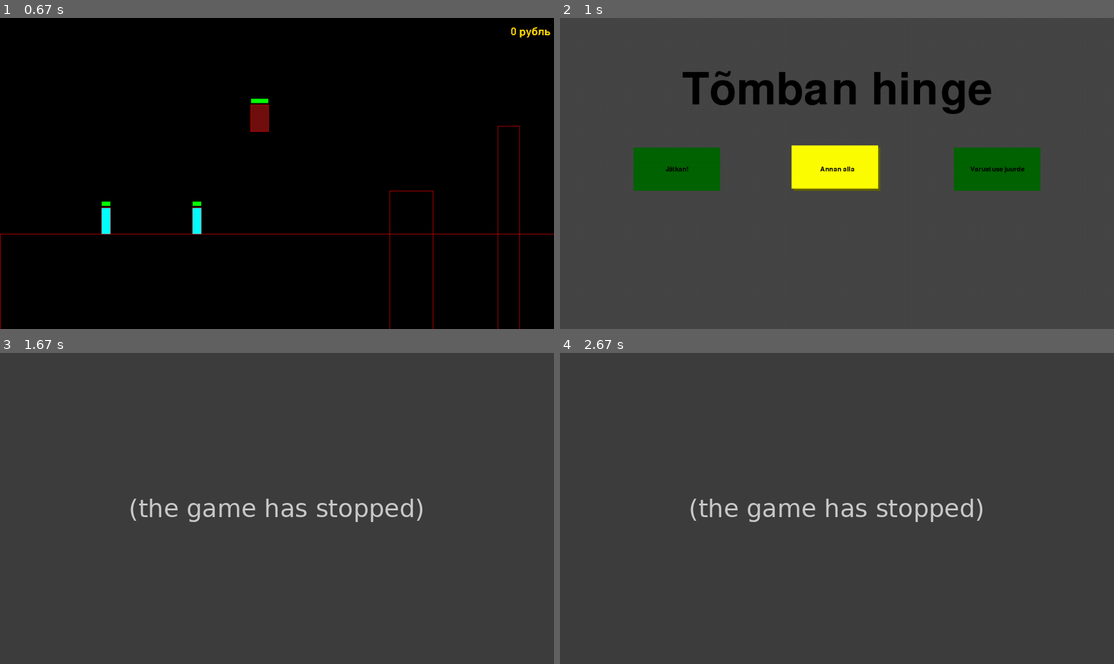
Above: before the commit, frames 1-4 (two rows, left to right).
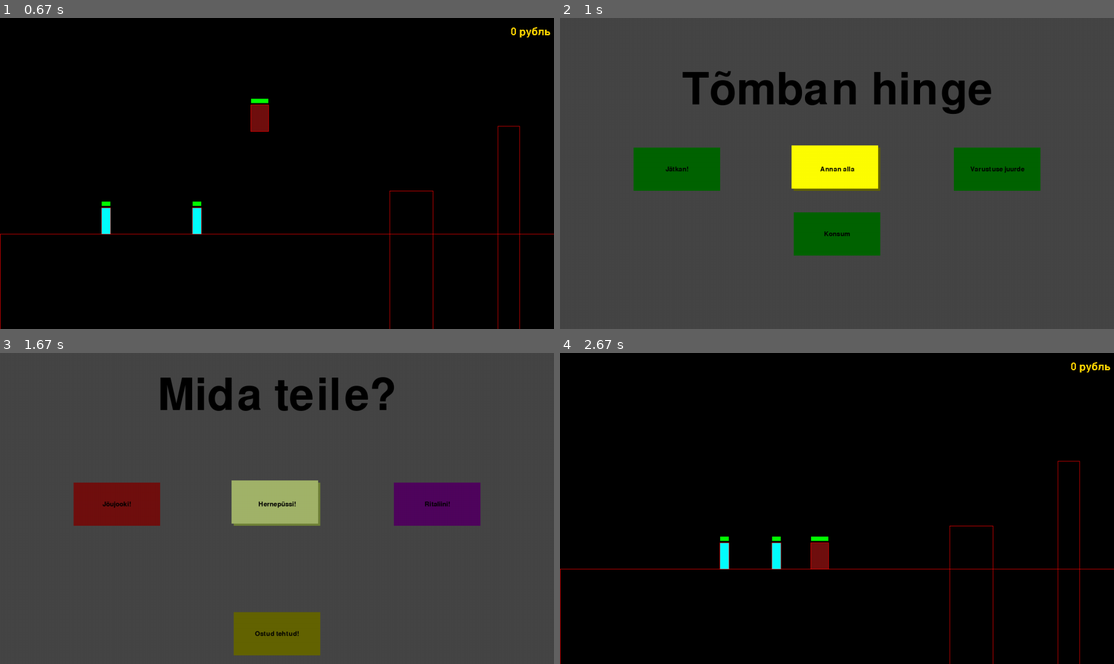
Above: after the commit, the same moments.

Repository: KarupoegPuhh/2020-projekt
Game: pygame game, started from MAIN.py
The game is run twice, just before and just after one commit, with the same random seed, the same clock (stepped at 60 frames per second) and the same inputs.
Inputs (mouse positions are in pixels of both pictures, inside the frame that each line leads up to):
- Up to frame 1 (0.67 s): click (277, 173) at 0.38 s
- Up to frame 2 (1 s): tap P at 0.67 s
- Up to frame 3 (1.67 s): press the mouse at (277, 567) at 1.03 s; move the mouse to (265, 580) at 1.13 s; release the mouse at (249, 589) at 1.27 s; click (277, 505) at 1.38 s, where only the run after the commit has a clickable "Hernepüssi!"
- Up to frame 4 (2.67 s): press the mouse at (837, 505) at 1.7 s; move the mouse to (742, 489) at 1.8 s; release the mouse at (648, 477) at 1.93 s; click "Ostud tehtud!" at 2.05 s; click "Jätkan!" at 2.38 s

Frame 1 is identical in both runs. In frame 2, 2.2% of the frame differs, in the area x 42-58%, y 62-77%; in frame 3, 11%; in frame 4, 100%, in the area x 0-100%, y 0-100%.
Before the commit the program exited at 1.38 s; later frames show no game.

Commit message:
Pood ja pood töötab

Diff:
--- a/MAIN.py
+++ b/MAIN.py
@@ -35,8 +35,9 @@
     if x + laius > mouse[0] > x and y + kõrgus > mouse[1] > y:
         pg.draw.rect(aken, värv_tuhm, (x, y, laius, kõrgus))
         pg.draw.rect(aken, värv_hele, (x-5, y-5, laius, kõrgus))
+        if click[0] == 1:
+            nupp_klikk.play()
         if click[0] == 1 and action != None:
-            nupp_klikk.play()
             action()
     else:
         pg.draw.rect(aken, värv_tuhm, (x, y, laius, kõrgus))
@@ -133,7 +134,56 @@
     global kangelane_värv
     kangelane_värv = (80,5,94)
 
+def pood():
+    global Tom
+    global hernepüss
+    global poes
+    poes = True
+    while poes:
+        for event in pg.event.get():
+            if event.type == pg.QUIT:
+                pg.quit()
+                quit()
+
+        aken.fill((70,70,70))
+        TextSurf, TextRect = text_objects("Mida teile?", largeText)
+        TextRect.center = ((laius // 2), (100))
+        aken.blit(TextSurf, TextRect)
+        #Registreerime kus on kursor
+        mouse = pg.mouse.get_pos()
+        click = pg.mouse.get_pressed()
+
+        #Jõujoogi ostmine
+        if click[0] == 1 and 370 > mouse[0] > 170 and 400 > mouse[1] > 300 and Tom.raha >= 1:
+            if Tom.health < Tom.max_health:
+                Tom.raha -= 1
+                Tom.health += 1
+        #Hernepüssi ostmine
+        if click[0] == 1 and 740 > mouse[0] > 540 and 400 > mouse[1] > 300 and Tom.raha >= 5 and not hernepüss.unlocked:
+            hernepüss.unlocked = True
+            Tom.raha -= 5
+        #DEJA VU I HAVE BEEN IN THIS PLACE BEFORE
+        if click[0] == 1 and 1110 > mouse[0] > 910 and 400 > mouse[1] > 300 and Tom.raha >= 1 and Tom.vel <= 20:
+            Tom.vel *= 1.5
+            Tom.raha -= 1
+
+        nupp("Ostud tehtud!", laius/2-100 , 600, 200, 100, (100,100,0), (255,255,0), pood_done)
+        #Relva valik
+        nupp("Jõujooki!", 170, 300, 200, 100, (113,16,15), (163,66,65))
+        nupp("Hernepüssi!", 540, 300, 200, 100, (112,130,56), (162,180,106))
+        nupp("Ritaliini!", 910 , 300, 200, 100, (80,5,94), (130,55,144))
+
+        pg.display.update()
+
+kangelane_värv = (113,16,15)
+
+def pood_done():
+    global poes
+    poes = False
+
 def main_loop():
+    global Tom
+    global hernepüss
     global pause
 
     class Player:
@@ -299,15 +349,17 @@
     class Relvad:
         instance = None
 
-        def __init__(self, dmg, cd, r, värv, vel, equipped):
+        def __init__(self, dmg, cd, r, värv, vel, equipped, unlocked):
             self.dmg = dmg
             self.cd = cd
             self.r = r
             self.värv = värv
             self.vel = vel
+            self.unlocked = unlocked
 
         def equip(self):
-            Relvad.instance = self
+            if self.unlocked:
+                Relvad.instance = self
 
 
     def unpause():
@@ -342,6 +394,7 @@
             nupp("Jätkan!", 170, 300, 200, 100, (0,100,0), (0,255,0), unpause)
             nupp("Annan alla", 540, 300, 200, 100, (100,100,0), (255,255,0), quit)
             nupp("Varustuse juurde", 910, 300, 200, 100, (0,100,0), (0,255,0), inventory)
+            nupp("Konsum", 540, 450, 200, 100, (0,100,0), (0,255,0), pood)
 
             pg.display.update()
 
@@ -522,10 +575,10 @@
         paha1.y = põrand1.y-paha1.pikkus
         pahad = [paha, paha1]
         #Relvad
-        ling = Relvad(2, 30, 5, (255,255,255), 15, 1)
-        hernepüss = Relvad(1, 5, 3, (0,255,0), 20, 0)
-        kartulikahur = Relvad(20, 40, 10, (161,127,27), 13, 0)
-        railgun = Relvad(0.2, 0, 20, (4,217,255),10 , 0)
+        ling = Relvad(2, 30, 5, (255,255,255), 15, 1, True)
+        hernepüss = Relvad(1, 5, 3, (0,255,0), 20, 0, False)
+        kartulikahur = Relvad(20, 40, 10, (161,127,27), 13, 0, True)
+        railgun = Relvad(0.2, 0, 20, (4,217,255),10 , 0, True)
         #Et mängjal oleks alguses relv
         ling.equip()
 
